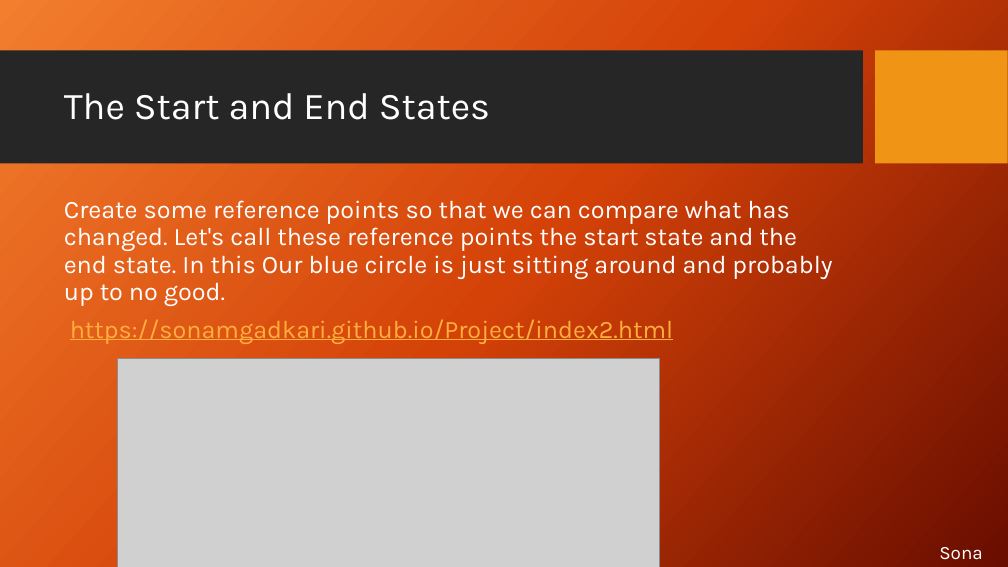
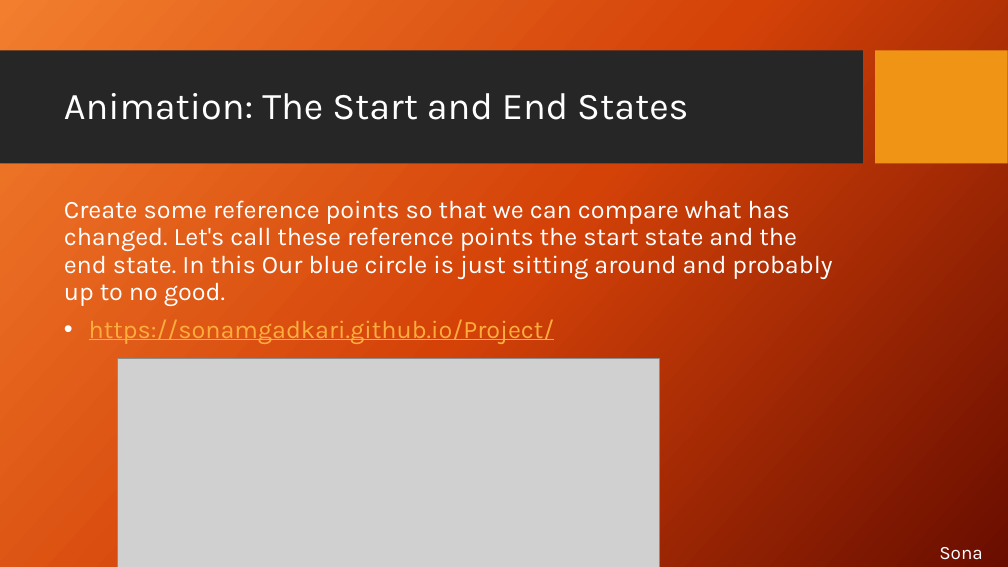
Before and after one commit to SonamGadkari/Project, a slide deck: slide 15 of web apps Presentation.pptx (slide 14 before the commit). Drawn at 1008x567 pixels with LibreOffice and Linux fonts; fonts in the diff are those of the drawing; grey boxes stand for pictures; background and template pictures are left out. Boxes give left, top, right and bottom in pixels: in the first picture for what was removed or moved away, otherwise in the second. Text is boxed around its words. In the diff, an @@ line names an element or a change of style, - is before the commit and + after.

```diff
--- a/web apps Presentation.pptx
+++ b/web apps Presentation.pptx
@@ title at box(64, 93, 688, 120): text changed @@
-The Start and End States
+Animation: The Start and End States
@@ text at box(89, 319, 555, 344): text changed @@
-https://sonamgadkari.github.io/Project/index2.html
+• https://sonamgadkari.github.io/Project/
```
Also in this commit, not shown: 1 other slide changed, 4 slides added, 2 slides removed, 2 other files.
